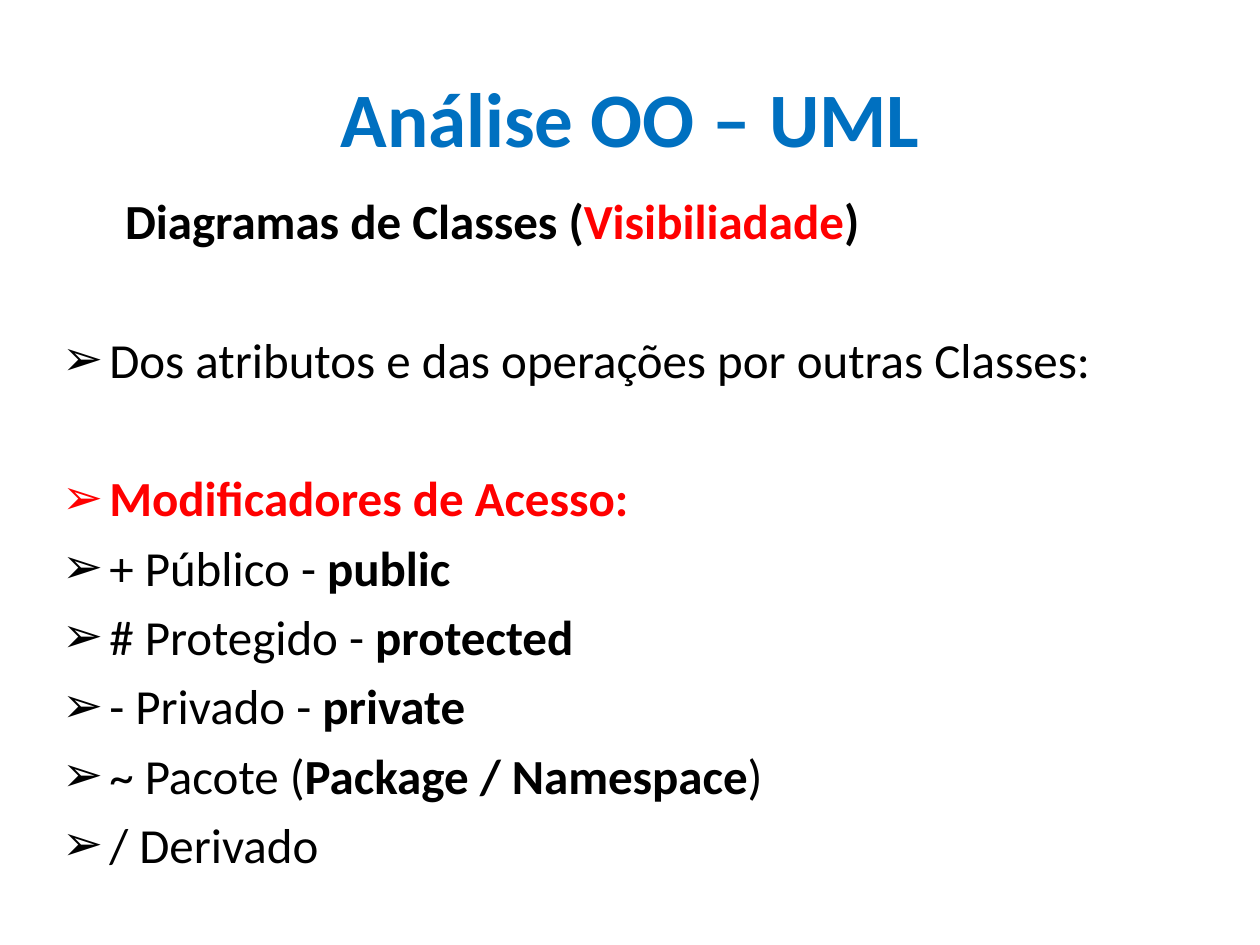
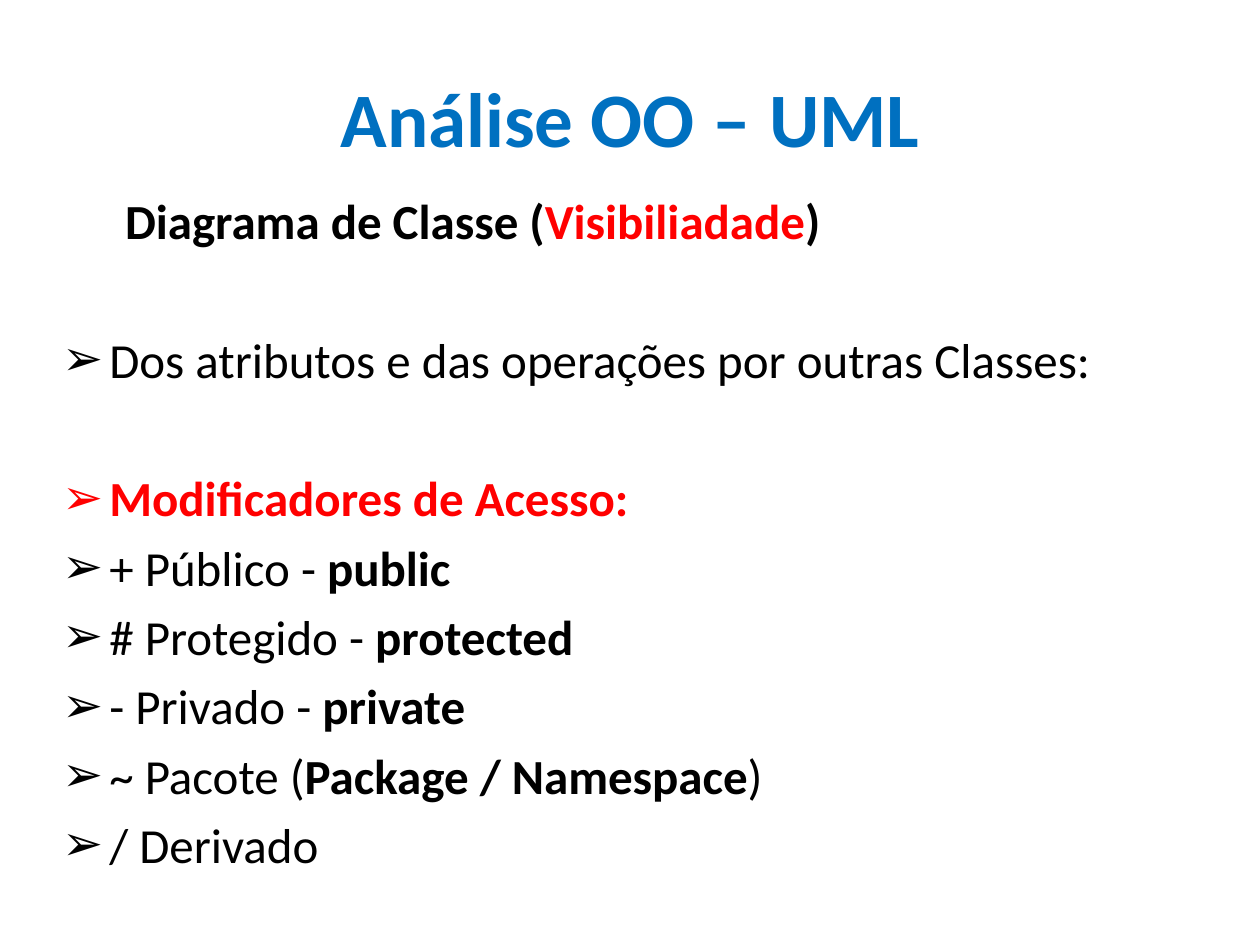
Before and after one commit to CloudEducationBrazil/WydenEngenhariaDeSoftware, a slide deck: slide 20 of 01 Classes/Aulas 03 e 04 Conceitos Métodos Ágeis XP e Analise OO.pptx. Drawn at 1260x945 pixels with LibreOffice and Linux fonts; fonts in the diff are those of the drawing; background and template pictures are left out. Boxes give left, top, right and bottom in pixels: in the first picture for what was removed or moved away, otherwise in the second. Text is boxed around its words. In the diff, an @@ line names an element or a change of style, - is before the commit and + after.

```diff
--- a/01 Classes/Aulas 03 e 04 Conceitos Métodos Ágeis XP e Analise OO.pptx
+++ b/01 Classes/Aulas 03 e 04 Conceitos Métodos Ágeis XP e Analise OO.pptx
@@ text at <box>125,203,820,248</box>: text changed @@
-Diagramas de Classes (Visibiliadade)
+Diagrama de Classe (Visibiliadade)
```
Also in this commit, not shown: 5 other slides changed, 1 other file.
